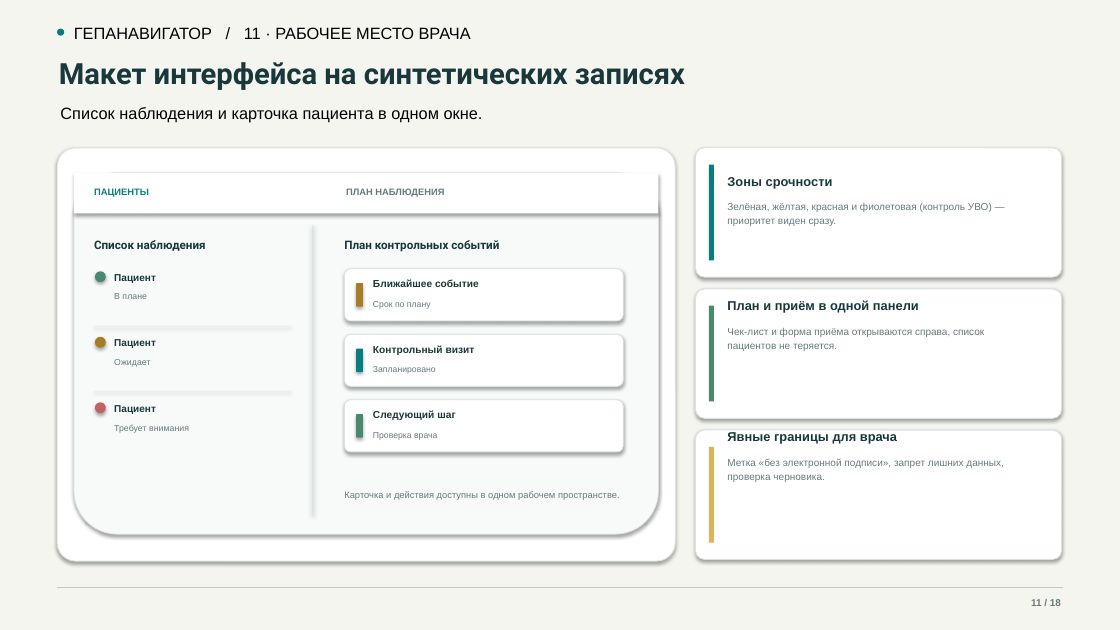
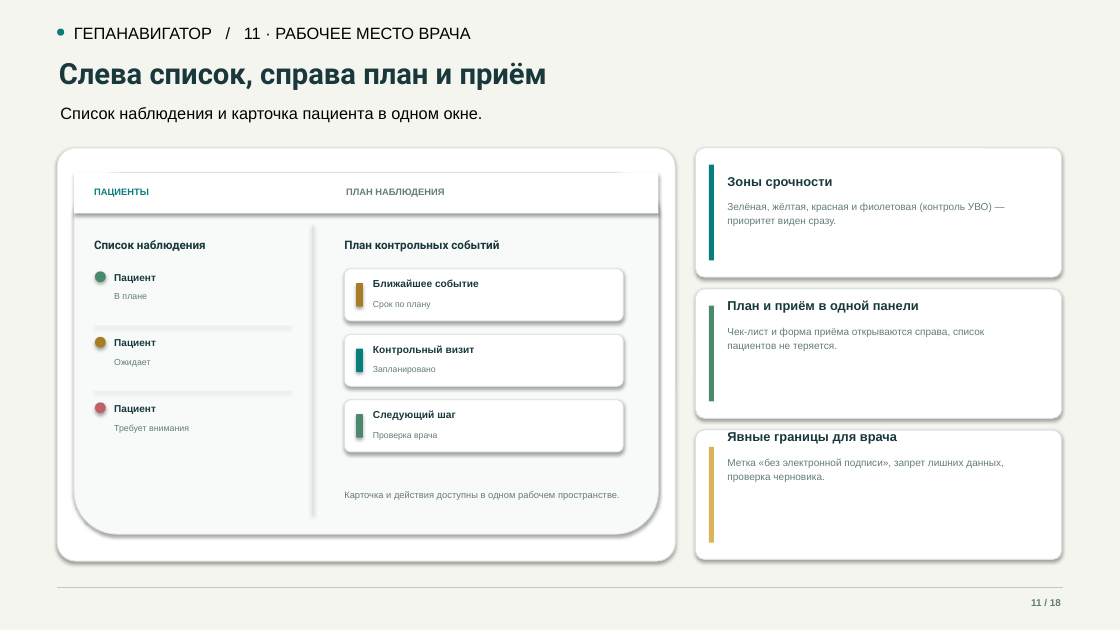
Before and after one commit to devenportg/GepaNavigator, a slide deck: slide 11 of deliverables/GepaNavigator_release.pptx. Drawn at 1120x630 pixels with LibreOffice and Linux fonts; fonts in the diff are those of the drawing. Boxes give left, top, right and bottom in pixels: in the first picture for what was removed or moved away, otherwise in the second. Text is boxed around its words. In the diff, an @@ line names an element or a change of style, - is before the commit and + after.

```diff
--- a/deliverables/GepaNavigator_release.pptx
+++ b/deliverables/GepaNavigator_release.pptx
@@ text at box(59, 62, 547, 90): text changed @@
-Макет интерфейса на синтетических записях
+Слева список, справа план и приём
```
Also in this commit, not shown: 10 other slides changed, 9 other files.
